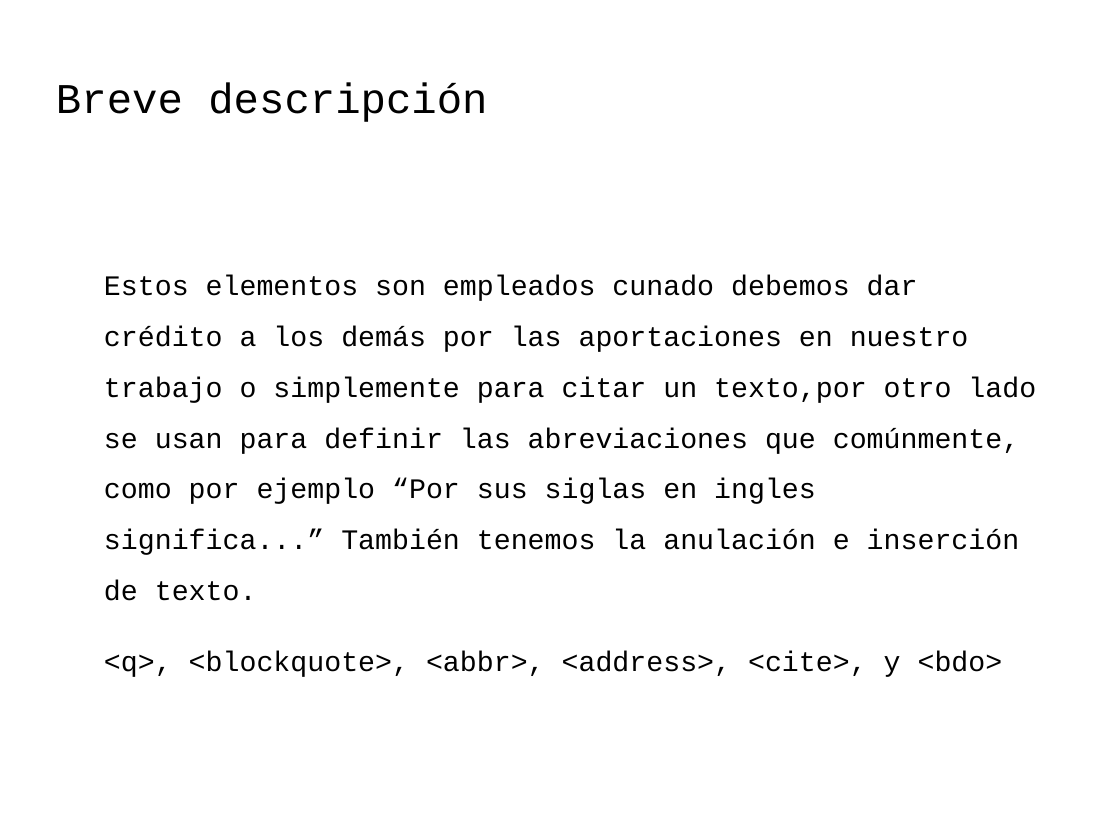
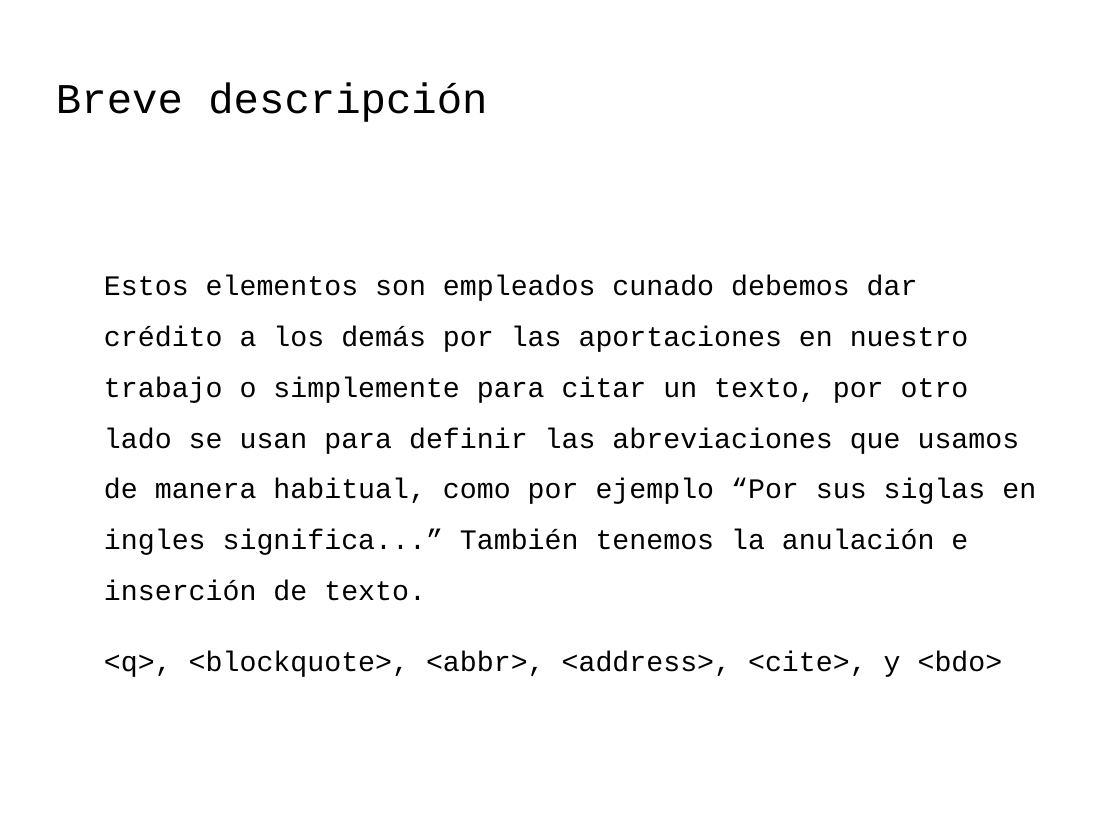
Before and after one commit to codefuncode/Curso-de-HTML-2020, a slide deck: slide 2 of 01-Tutorial-HTML/010-Elementos-de-citas- HTML/Elementos de citas.odp. Drawn at 1120x840 pixels with LibreOffice and Linux fonts; fonts in the diff are those of the drawing; background and template pictures are left out. Boxes give left, top, right and bottom in pixels: in the first picture for what was removed or moved away, otherwise in the second. Text is boxed around its words. In the diff, an @@ line names an element or a change of style, - is before the commit and + after.

```diff
--- a/01-Tutorial-HTML/010-Elementos-de-citas- HTML/Elementos de citas.odp
+++ b/01-Tutorial-HTML/010-Elementos-de-citas- HTML/Elementos de citas.odp
@@ text at (104,275,1036,601): text changed @@
-Estos elementos son empleados cunado debemos dar crédito a los demás por las aportaciones en nuestro trabajo o simplemente para citar un texto,por otro lado se usan para definir las abreviaciones que comúnmente, como por ejemplo “Por sus siglas en ingles significa...” También tenemos la anulación e inserción de texto.
+Estos elementos son empleados cunado debemos dar crédito a los demás por las aportaciones en nuestro trabajo o simplemente para citar un texto, por otro lado se usan para definir las abreviaciones que usamos de manera habitual, como por ejemplo “Por sus siglas en ingles significa...” También tenemos la anulación e inserción de texto.
```
Also in this commit, not shown: 5 other files.
